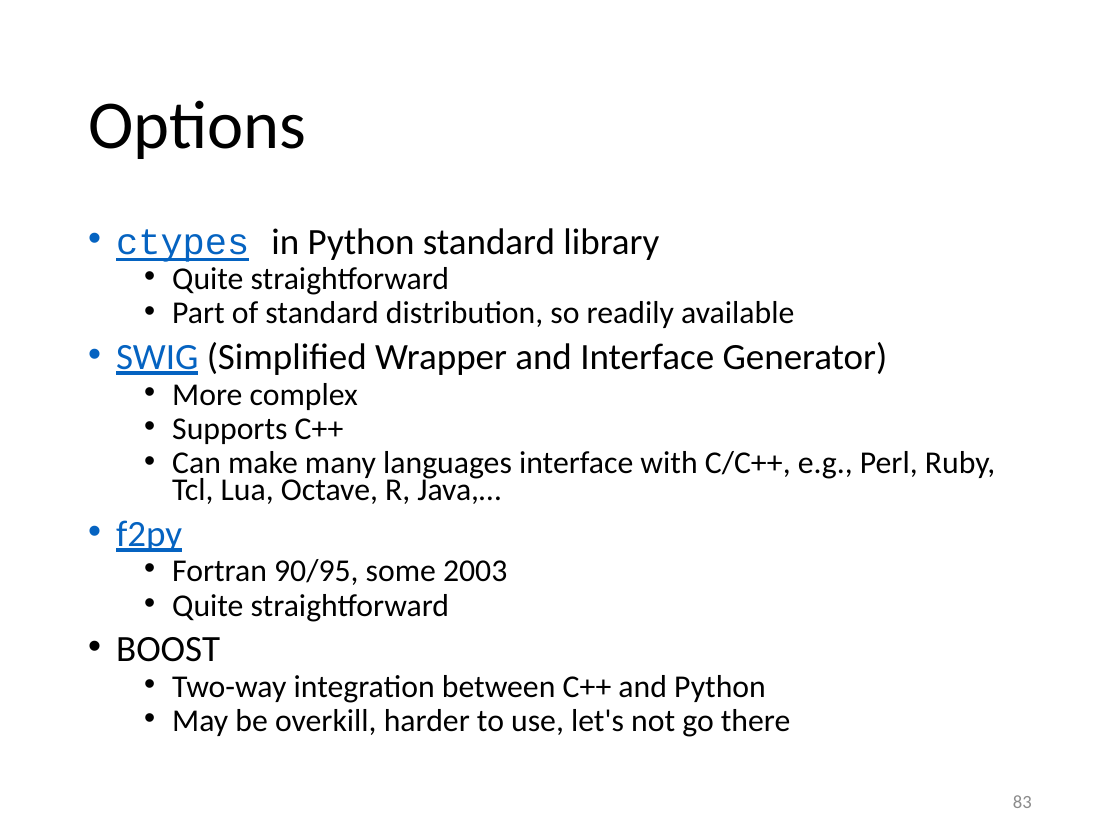
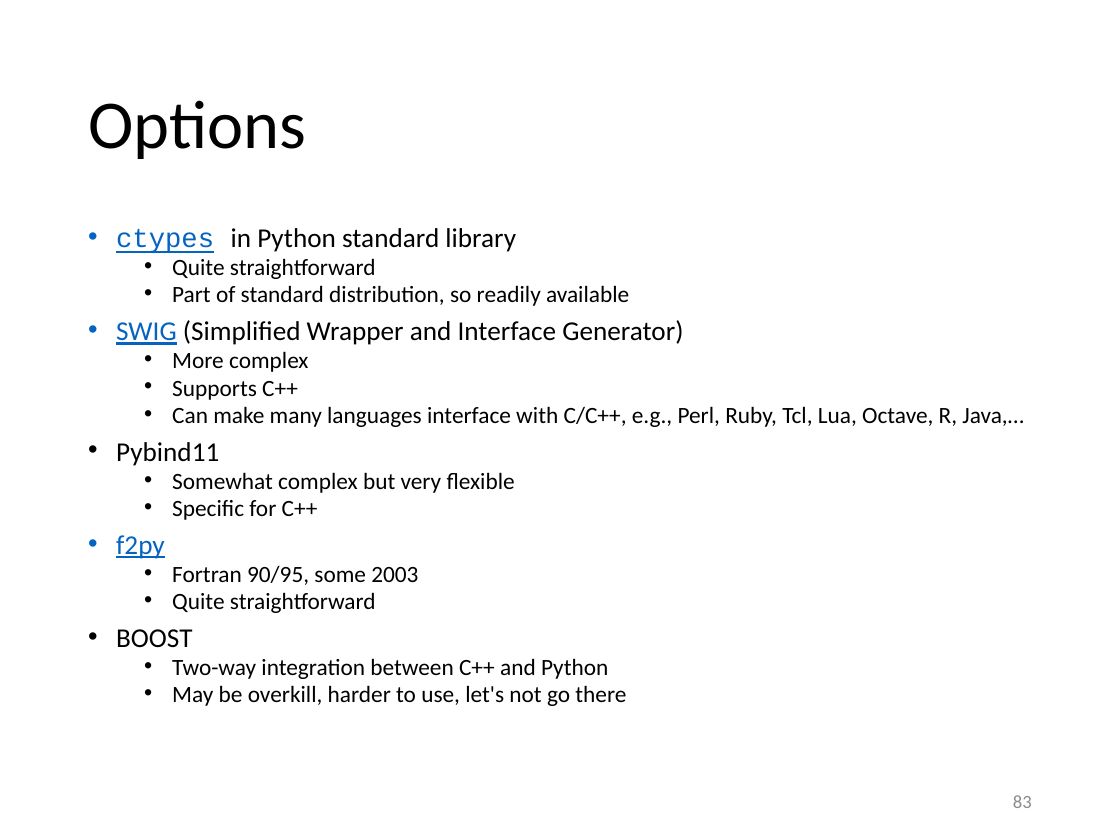
Before and after one commit to gjbex/Python-for-HPC, a slide deck: slide 83 of python_for_hpc.pptx. Drawn at 1120x840 pixels with LibreOffice and Linux fonts; fonts in the diff are those of the drawing. Boxes give left, top, right and bottom in pixels: in the first picture for what was removed or moved away, otherwise in the second. Text is boxed around its words. In the diff, an @@ line names an element or a change of style, - is before the commit and + after.

Commit message:
Add simple pybind11 example

```diff
--- a/python_for_hpc.pptx
+++ b/python_for_hpc.pptx
@@ text at <box>116,228,1023,706</box>: size 23.8 to 17.5 pt in "ctypes in Python standard library", "SWIG (Simplified Wrapper and Interface Generator)", "f2py", "BOOST"; size 20.4 to 15 pt in "Quite straightforward", "Part of standard distribution, so readily available", "More complex", "Supports C++" and 5 more places @@
@@ text at <box>116,442,515,520</box>: paragraphs added @@
+• Pybind11
+  • Somewhat complex but very flexible
+  • Specific for C++
```
Also in this commit, not shown: 1 other slide changed, 3 slides added.
